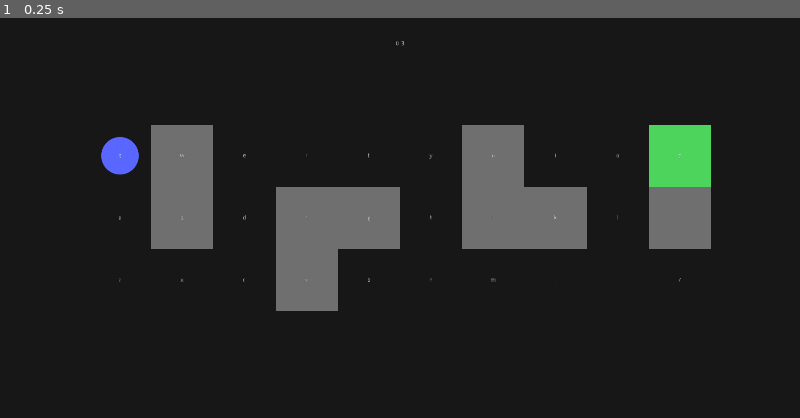
Above: before the commit, frame 1.
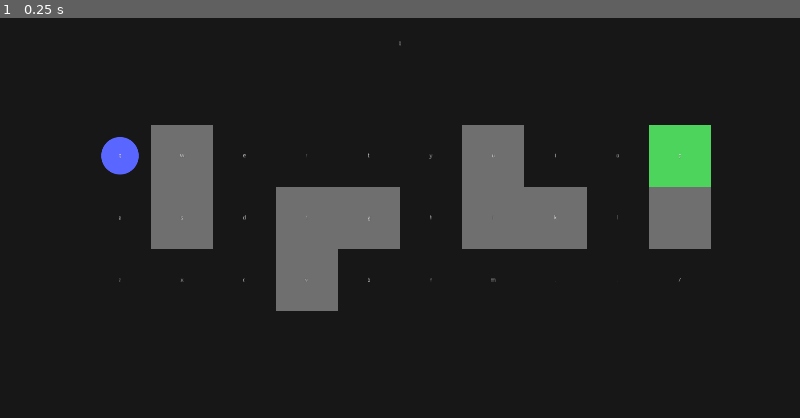
Above: after the commit, the same moment.

Repository: creikey/mad-dash
Game: Godot game, scene res://Main.tscn
Two runs of this game, one before a commit and one after it. Both use one fixed random seed, a clock stepped at 60 frames per second and the inputs below.
Inputs:
- Up to frame 1 (0.25 s): no input

The runs differ from the first frame. In frame 1, less than 0.1% of the frame differs, in the area x 49-51%, y 5-7%.

Commit message:
Improve movement system to use lerping

Diff:
--- a/src/Main.gd
+++ /dev/null
@@ -1,4 +0,0 @@
-extends Node2D
-
-func _process(delta):
-	GameManager.time += delta
--- a/src/Main.tscn
+++ b/src/Main.tscn
@@ -6,13 +6,11 @@
 [ext_resource path="res://stages/StageOne.tscn" type="PackedScene" id=4]
 [ext_resource path="res://StageManager.gd" type="Script" id=5]
 [ext_resource path="res://TimeLabel.tscn" type="PackedScene" id=6]
-[ext_resource path="res://Main.gd" type="Script" id=7]
 
 [sub_resource type="CircleShape2D" id=1]
 radius = 43.151
 
 [node name="Main" type="Node2D"]
-script = ExtResource( 7 )
 
 [node name="UI" type="CanvasLayer" parent="."]
 
@@ -50,7 +48,7 @@
 [node name="StageOne" parent="StageManager" instance=ExtResource( 4 )]
 tile_data = PoolIntArray( 1, 1, 0, 6, 1, 0, 9, 0, 0, 65537, 1, 0, 65539, 1, 0, 65540, 1, 0, 65542, 1, 0, 65543, 1, 0, 65545, 1, 0, 131075, 1, 0 )
 
-[node name="Player" type="KinematicBody2D" parent="." groups=[
+[node name="Player" type="Area2D" parent="." groups=[
 "player",
 ]]
 script = ExtResource( 3 )
--- a/src/Player.gd
+++ b/src/Player.gd
@@ -1,10 +1,6 @@
-extends KinematicBody2D
+extends Area2D
 
-const movement_accel = 2000.0
-const terminal_velocity = 900.0
-
-var accel: Vector2 = Vector2()
-var velocity: Vector2 = Vector2()
+const position_smoothing = 8.0
 
 var cur_target_position: Vector2 = Vector2()
 var starting_position: Vector2 = Vector2() setget _set_starting_position
@@ -12,22 +8,13 @@
 
 func _physics_process(delta):
 	if not at_start:
-		move_and_collide(starting_position - global_position)
+		global_position = starting_position
 		at_start = true
 
-	velocity += accel*delta
-	velocity += (velocity.length()/terminal_velocity)*-accel*delta
-	if global_position.distance_to(cur_target_position) <= 10.0:
-		accel = Vector2()
-		velocity = Vector2()
-	velocity = move_and_slide(velocity)
+	global_position = ((cur_target_position - global_position) * position_smoothing * delta) + global_position
 
 func _on_PossibleSpots_new_position(new_position):
 	cur_target_position = new_position
-	velocity = velocity.project(new_position - global_position)
-	accel = Vector2(movement_accel, 0.0).rotated(global_position.angle_to_point(new_position) + PI)
-	print(accel)
-
 
 func _set_starting_position(new_starting_position):
 	starting_position = new_starting_position
--- a/src/PossibleSpots.gd
+++ b/src/PossibleSpots.gd
@@ -12,6 +12,7 @@
 ]
 
 func _ready():
+	emit_signal("starting_position", Vector2(200, 240) + Vector2(140, 140)/2.0)
 	for r in rows:
 		for character in r:
 			var cur_possible_key: PossibleKey = preload("res://PossibleKey.tscn").instance()
--- a/src/wall.svg
+++ b/src/wall.svg
@@ -17,8 +17,8 @@
    inkscape:version="0.92.4 5da689c313, 2019-01-14"
    sodipodi:docname="wall.svg"
    inkscape:export-filename="/home/creikey/Documents/projects/mad-dash/src/wall.png"
-   inkscape:export-xdpi="93.333374"
-   inkscape:export-ydpi="93.333374">
+   inkscape:export-xdpi="96"
+   inkscape:export-ydpi="96">
   <defs
      id="defs2" />
   <sodipodi:namedview
@@ -29,8 +29,8 @@
      inkscape:pageopacity="0.0"
      inkscape:pageshadow="2"
      inkscape:zoom="2.8"
-     inkscape:cx="48.15856"
-     inkscape:cy="45.128657"
+     inkscape:cx="44.051417"
+     inkscape:cy="60.128657"
      inkscape:document-units="px"
      inkscape:current-layer="layer1"
      showgrid="false"
@@ -62,7 +62,7 @@
         <dc:format>image/svg+xml</dc:format>
         <dc:type
            rdf:resource="http://purl.org/dc/dcmitype/StillImage" />
-        <dc:title></dc:title>
+        <dc:title />
       </cc:Work>
     </rdf:RDF>
   </metadata>
Not shown: 1 places in src/Main.tscn that only renumber resources
